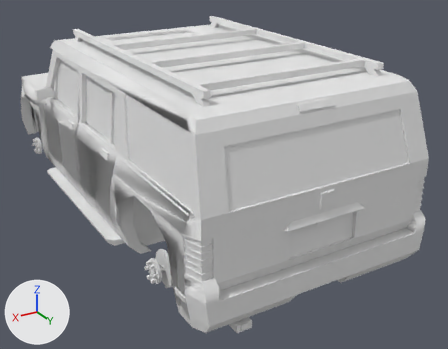
Renders of the OBJ model mccore/src/main/resources/assets/ivv/objmodels/vehicles/mountaineer.obj from each side of a commit.
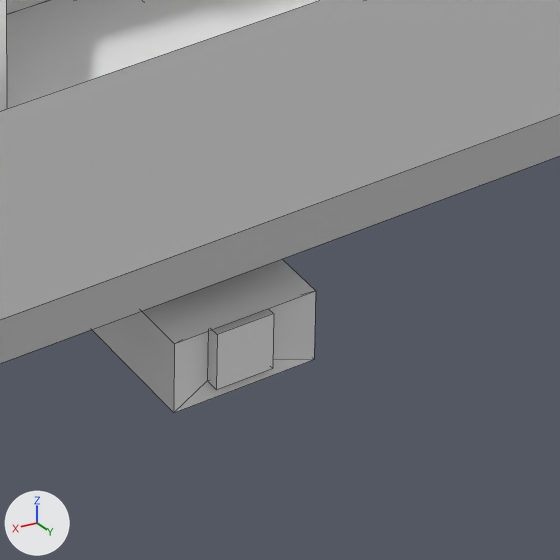
Each version is shown whole from a 50 mm camera at (3.291, 4.747, 3.086) aimed at (-0.381, -1.374, 0.026), then close up on the part from 49% to 62% of the width and 83% to 100% of the height. The axes (+X, +Y, +Z) are drawn at lower left. The lights are the same throughout. The close-ups show mesh edges as thin lines. Where no turn or scale is listed for an object, it has been applied to the vertices. Vertices at the same position are counted once.

In view in the first close-up: 'cube', 'exhaust'.
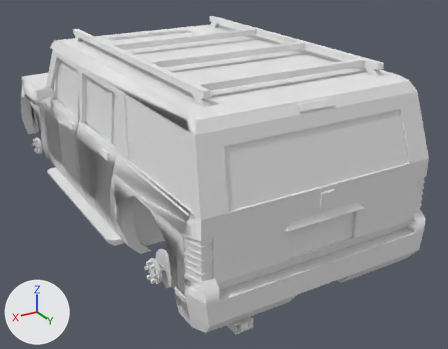
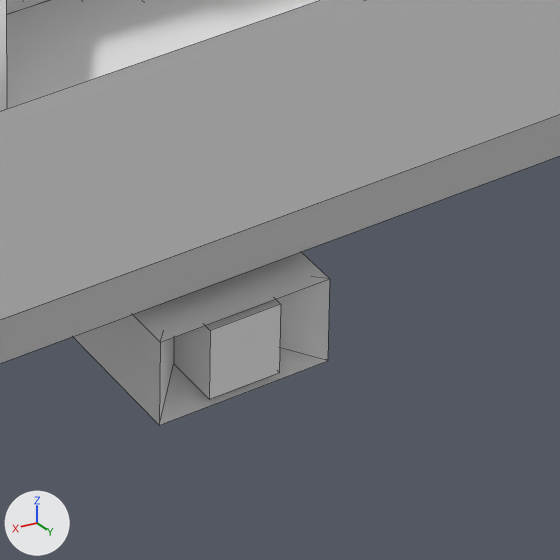
Location of each change, (x1, y1, x2, y2) in pixels of the close-ups (560 x 560 px):
```json
{"object": "exhaust", "change": "reshaped", "before": [92, 259, 316, 413], "after": [73, 252, 330, 425]}
```

Scene script edits in JSON lines:
```json
{"block": "me_exhaust", "where": "# used by ob_exhaust; location = (0.0, 0.0, 0.0)"}
{"op": "remove", "block": "me_exhaust", "code": "me_exhaust.from_pydata(...)  # 32 vertices, 30 faces; spans x 0.531..0.891, y -0.094..0.969, z -0.352..-0.156"}
{"op": "add", "block": "me_exhaust", "code": "me_exhaust.from_pydata(...)  # 32 vertices, 30 faces; spans x 0.531..0.906, y -0.094..0.969, z -0.359..-0.156"}
{"block": "me_exhaust", "change": "me_exhaust part 1: 24 of 32 vertices moved; they spanned x 0.656..0.891, y 0.469..0.969, z -0.352..-0.25 and now span x 0.656..0.906, y 0.469..0.969, z -0.359..-0.266; mean shift (0.0, -0.029, -0.005); largest move (0.891, 0.781, -0.352) -> (0.906, 0.719, -0.359)"}
```
